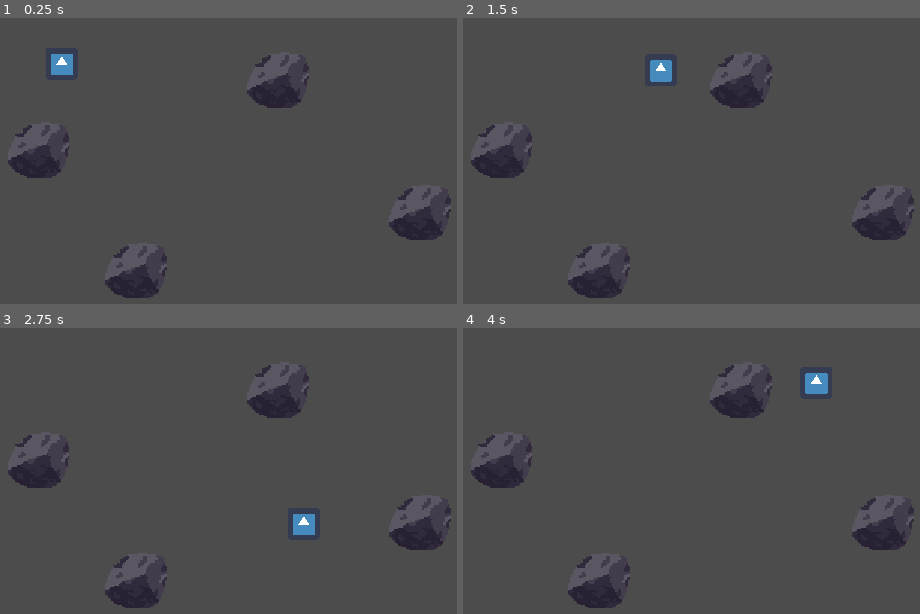
Above: before the commit, frames 1-4 (two rows, left to right).
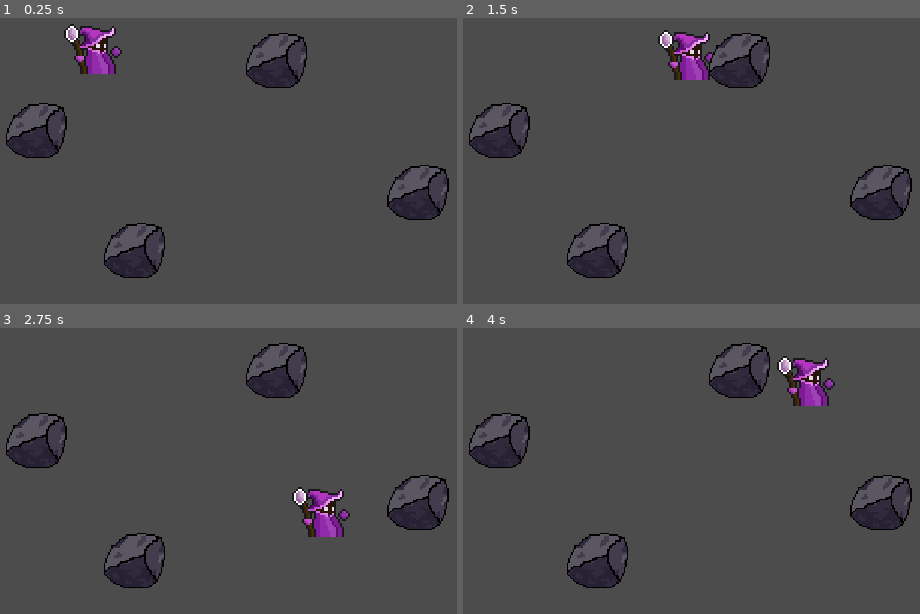
Above: after the commit, the same moments.

Repository: Argha-Ghosh/growth
Game: Godot game, scene res://Scenes/Level-1_Main Scene.tscn
The game is run twice, just before and just after one commit, with the same random seed, the same clock (stepped at 60 frames per second) and the same inputs. The engine's default icon, where the game draws it, is replaced by a stand-in: a white triangle on a blue panel in a dark square.
Inputs:
- Up to frame 1 (0.25 s): no input
- Up to frame 2 (1.5 s): tap Enter at 0.5 s; hold D (Move_right) 0.53-1.28 s; hold S (Move_down) from 1.28 s (still down)
- Up to frame 3 (2.75 s): release S (Move_down) at 2.03 s; hold D (Move_right) from 2.03 s (still down)
- Up to frame 4 (4 s): release D (Move_right) at 2.78 s; hold W (Move_up) 2.78-3.53 s; hold A (Move_left) from 3.53 s (still down)

The runs differ from the first frame. In frame 1, 8.9% of the frame differs, in the area x 1-99%, y 2-98%; in frame 2, 8.8%; in frame 3, 8.7%; in frame 4, 8.6%.

Commit message:
Added the player sprite
Made the basic player spritefor the game which is a mage :)

Diff:
--- a/Assets/Obstacles/Boulder.tscn
+++ b/Assets/Obstacles/Boulder.tscn
@@ -13,9 +13,10 @@
 }
 
 [node name="Sprite" type="Sprite" parent="."]
+position = Vector2( -1.33333, -13.3333 )
 texture = ExtResource( 1 )
 
 [node name="CollisionShape2D" type="CollisionShape2D" parent="."]
-position = Vector2( 1.333, 4.778 )
+position = Vector2( -0.000333786, -8.55534 )
 rotation = -1.5708
 shape = SubResource( 3 )
--- a/Assets/Player/Player.tscn
+++ b/Assets/Player/Player.tscn
@@ -1,21 +1,22 @@
 [gd_scene load_steps=4 format=2]
 
 [ext_resource path="res://Assets/Player/Player.gd" type="Script" id=1]
-[ext_resource path="res://Assets/Player/icon.png" type="Texture" id=2]
+[ext_resource path="res://Assets/Player/Player_test.png" type="Texture" id=2]
 
-[sub_resource type="RectangleShape2D" id=2]
-extents = Vector2( 8, 8 )
+[sub_resource type="CapsuleShape2D" id=1]
+radius = 3.0
+height = 10.0
 
 [node name="Player" type="KinematicBody2D"]
-position = Vector2( 46, 43 )
 script = ExtResource( 1 )
 __meta__ = {
 "_edit_group_": true
 }
 
 [node name="Sprite" type="Sprite" parent="."]
-scale = Vector2( 0.25, 0.25 )
+position = Vector2( -2, -10 )
 texture = ExtResource( 2 )
 
 [node name="CollisionShape2D" type="CollisionShape2D" parent="."]
-shape = SubResource( 2 )
+rotation = -1.5708
+shape = SubResource( 1 )
--- a/Scenes/Level-1_Main Scene.tscn
+++ b/Scenes/Level-1_Main Scene.tscn
@@ -3,9 +3,10 @@
 [ext_resource path="res://Assets/Player/Player.tscn" type="PackedScene" id=1]
 [ext_resource path="res://Assets/Obstacles/Boulder.tscn" type="PackedScene" id=2]
 
-[node name="Level-1_Main Scene" type="Node2D"]
+[node name="Level-1_Main Scene" type="YSort"]
 
 [node name="Player" parent="." instance=ExtResource( 1 )]
+position = Vector2( 64, 45 )
 
 [node name="Boulder" parent="." instance=ExtResource( 2 )]
 position = Vector2( 153, 53 )
Binary file added: Assets/Player/Player_test.png
Not shown, added: Assets/Player/Player_test.png.import
Binary file changed: Assets/Sprites/Boulder.png
Not shown, removed: Assets/Raw/Bat Raw/Pixel Bat.xcf
Not shown, changed: Assets/Raw/Boulder.xcf
Not shown, added: Assets/Raw/Pixel Bat.xcf
Not shown, added: Assets/Raw/Player.xcf
